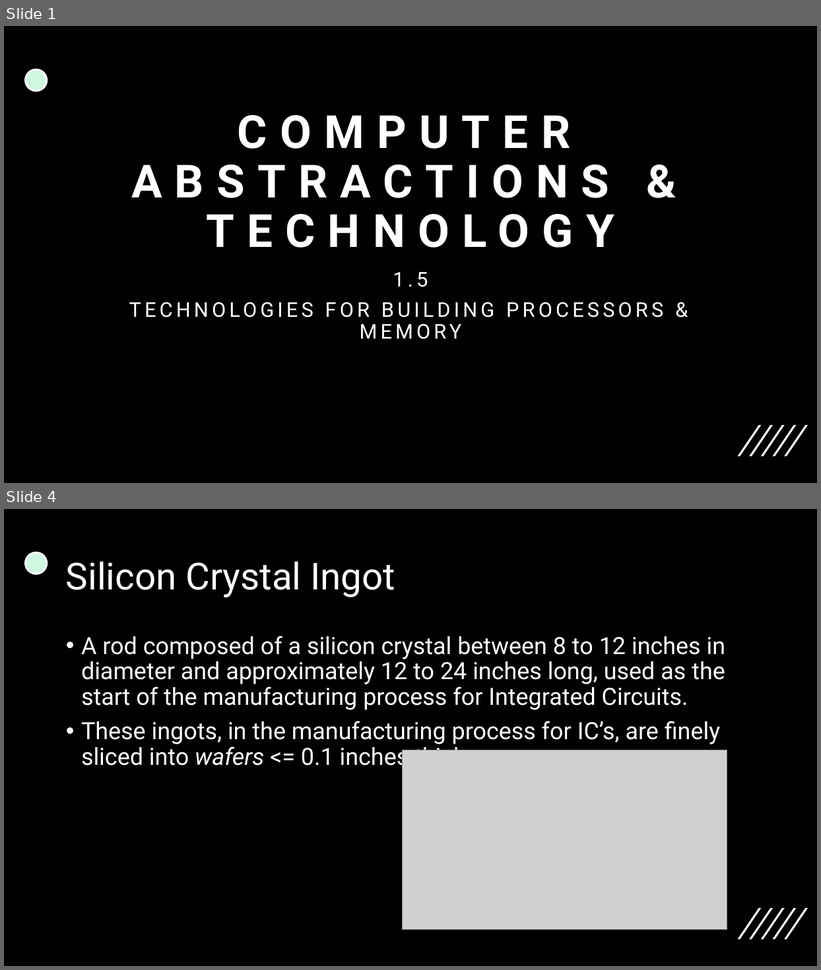
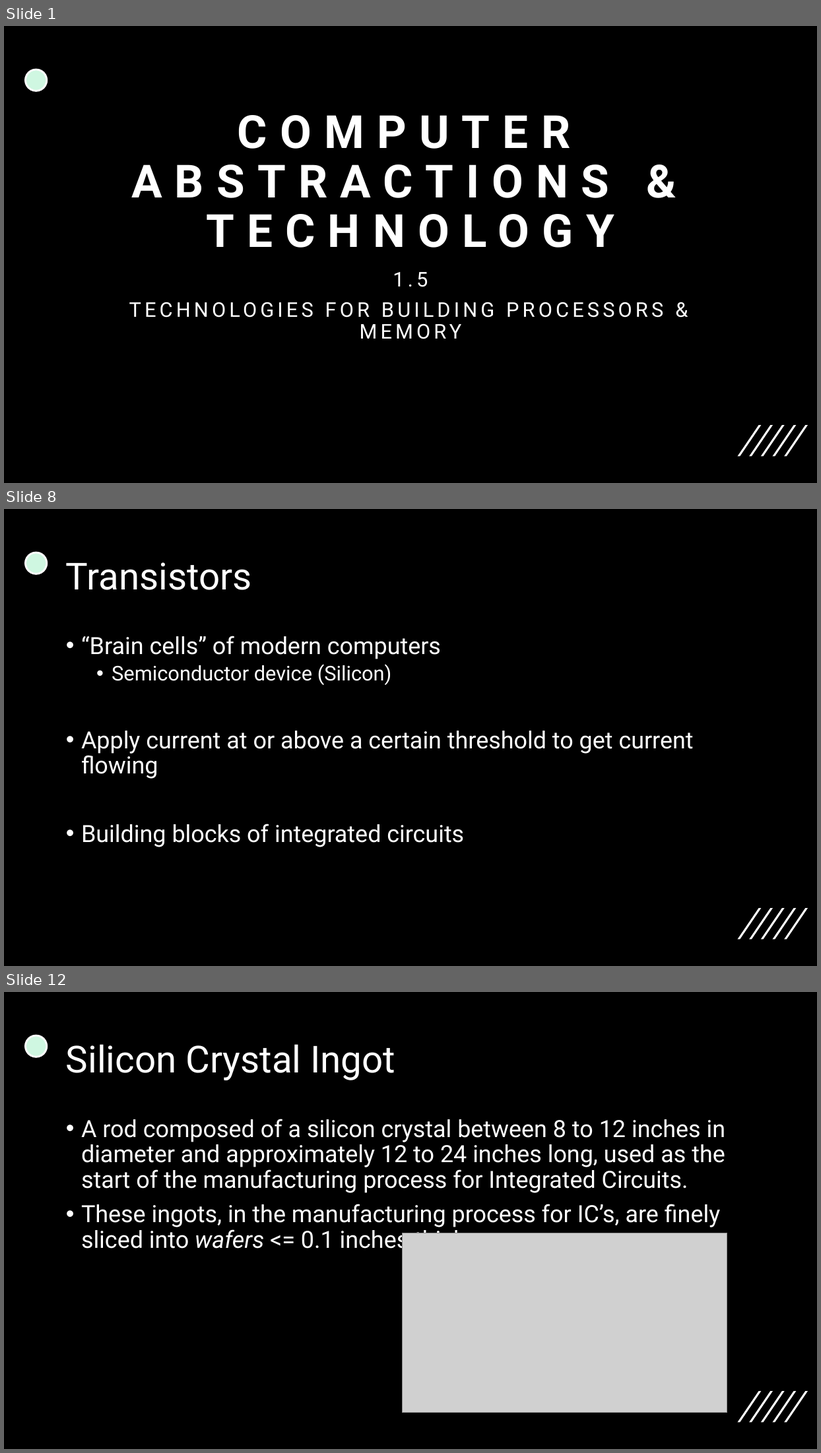
Before and after one commit to 00bayz/csci370_presentations, a slide deck: csci370_ch1_presentation.pptx. Shown one above the other, each under a label of ours: slides 1 and 4 before the commit, slides 1, 8 and 12 after it; the slides between them are not shown. The pictures are 821x970 and 821x1453 pixels, drawn with LibreOffice and Linux fonts; fonts in the diff are those of the drawing; grey boxes stand for pictures. Boxes give left, top, right and bottom in pixels: in the first picture for what was removed or moved away, otherwise in the second. Text is boxed around its words. In the diff, an @@ line names an element or a change of style, - is before the commit and + after.

```diff
--- a/csci370_ch1_presentation.pptx
+++ b/csci370_ch1_presentation.pptx
@@ slide 8 added at <box>4,509,817,966</box>, background #000000; not listed: 6 template elements that a slide beside it also shows @@
@@ title added at <box>66,562,252,590</box>, 44 pt, text #FFFFFF @@
+Transistors
@@ text added at <box>81,636,694,848</box>, 28 pt, text #FFFFFF @@
+• “Brain cells” of modern computers
+  • Semiconductor device (Silicon)
+• Apply current at or above a certain threshold to get current flowing
+• Building blocks of integrated circuits
@@ what was slide 4 is now slide 12 @@
```
Also in this commit, not shown: 9 other slides added, 2 slides removed.
